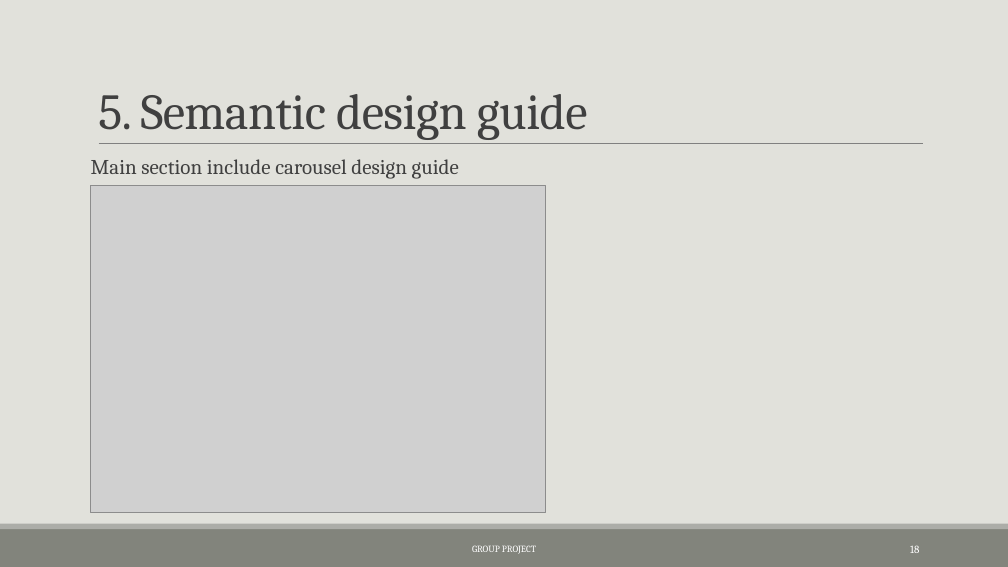
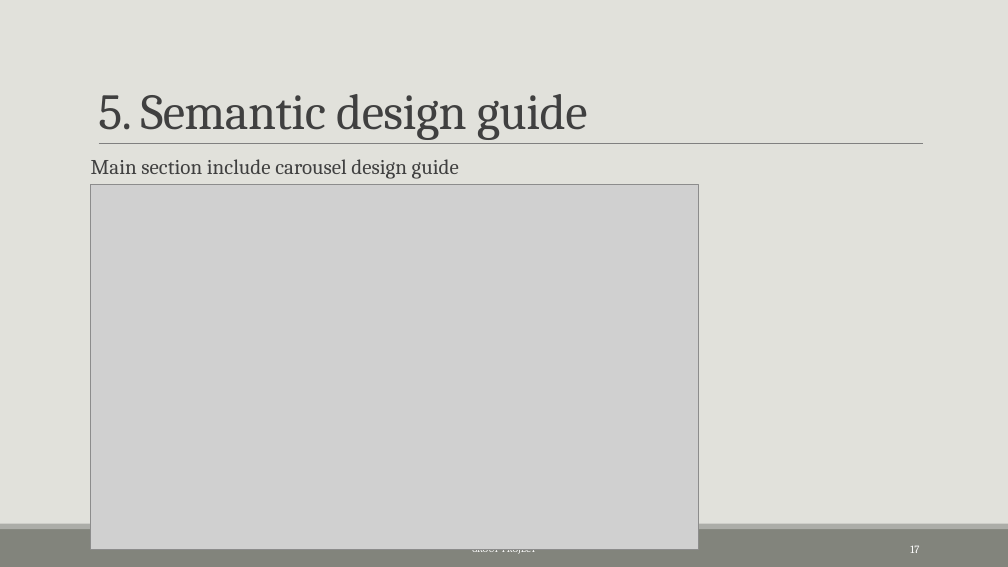
Before and after one commit to StevenLiu1201/crossPlatform-project, a slide deck: slide 17 of Style Guide/CST8117 Cross Platform Web Design(style guide).pptx (slide 18 before the commit). Drawn at 1008x567 pixels with LibreOffice and Linux fonts; fonts in the diff are those of the drawing; grey boxes stand for pictures. Boxes give left, top, right and bottom in pixels: in the first picture for what was removed or moved away, otherwise in the second. Text is boxed around its words. In the diff, an @@ line names an element or a change of style, - is before the commit and + after.

Commit message:
update on study guide

```diff
--- a/Style Guide/CST8117 Cross Platform Web Design(style guide).pptx
+++ b/Style Guide/CST8117 Cross Platform Web Design(style guide).pptx
@@ picture: place and size @@
-picture at (91, 185, 546, 513)
+picture at (91, 185, 699, 550)
@@ page number at (910, 545, 919, 553): text changed @@
-18
+17
```
Also in this commit, not shown: 4 other slides changed, 2 slides removed.
